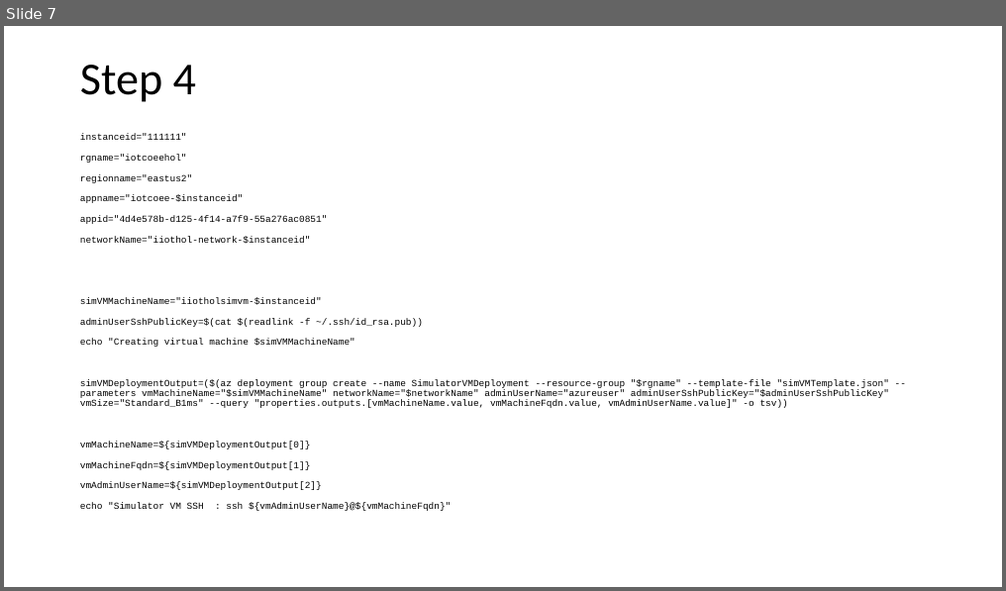
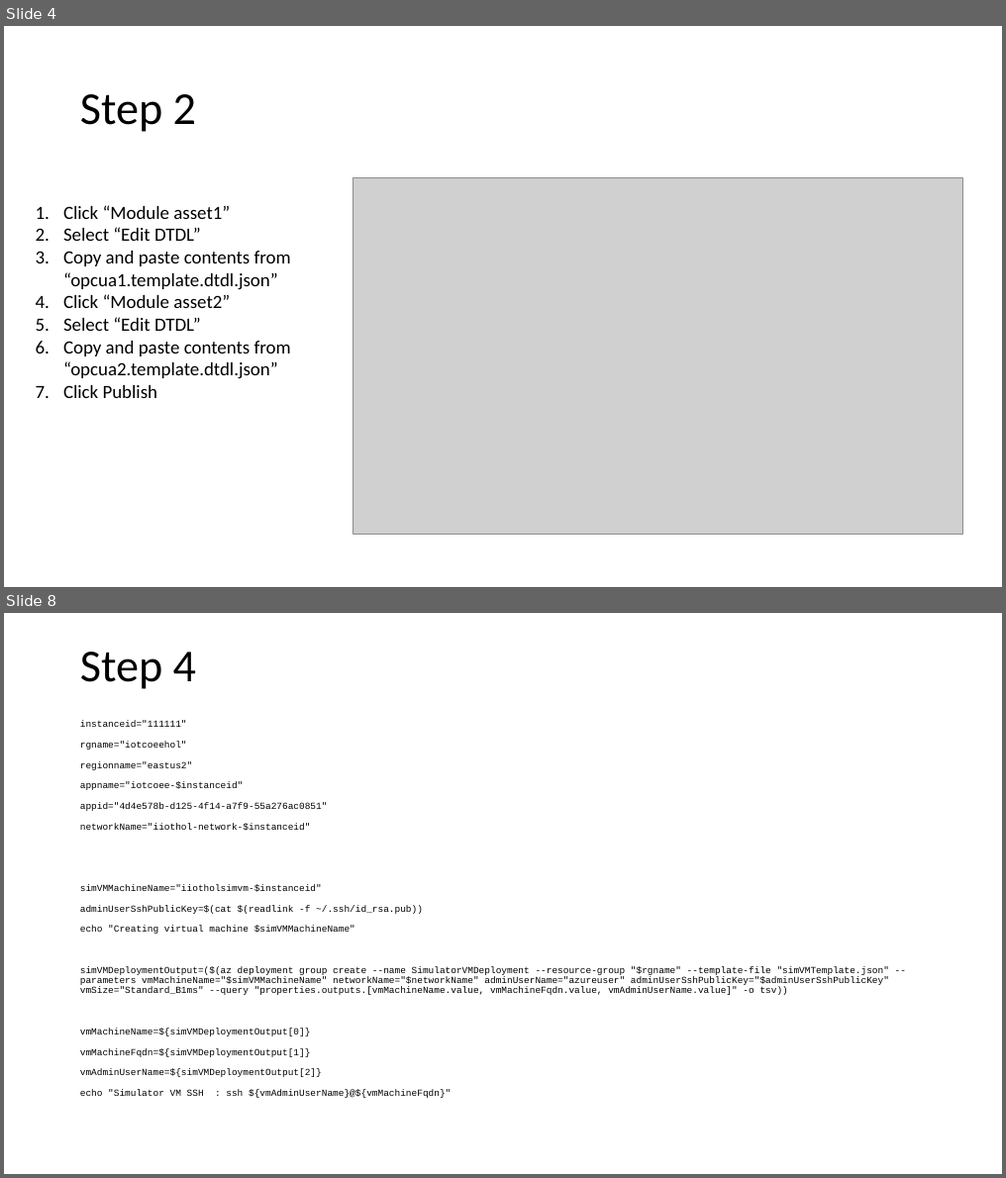
Before and after one commit to onderyildirim/iotcentral-iiot-lab, a slide deck: iotcentral-iiot-hol.pptx. Shown one above the other, each under a label of ours: slide 7 before the commit, slides 4 and 8 after it; the slides between them are not shown. The pictures are 1006x591 and 1006x1178 pixels, drawn with LibreOffice and Linux fonts; fonts in the diff are those of the drawing; grey boxes stand for pictures. Boxes give left, top, right and bottom in pixels: in the first picture for what was removed or moved away, otherwise in the second. Text is boxed around its words. In the diff, an @@ line names an element or a change of style, - is before the commit and + after.

```diff
--- a/iotcentral-iiot-hol.pptx
+++ b/iotcentral-iiot-hol.pptx
@@ slide 4 added at (4, 26, 1002, 587), background #FFFFFF @@
@@ title added at (80, 94, 196, 132), 44 pt, text #000000 @@
+Step 2
@@ picture added at (352, 178, 963, 534) @@
@@ text added at (63, 205, 291, 398), 18 pt, text #000000 @@
+1. Click “Module asset1”
+2. Select “Edit DTDL”
+3. Copy and paste contents from “opcua1.template.dtdl.json”
+4. Click “Module asset2”
+5. Select “Edit DTDL”
+6. Copy and paste contents from “opcua2.template.dtdl.json”
+7. Click Publish
@@ what was slide 7 is now slide 8 @@
```
Also in this commit, not shown: 5 slides changed, 3 other files.
